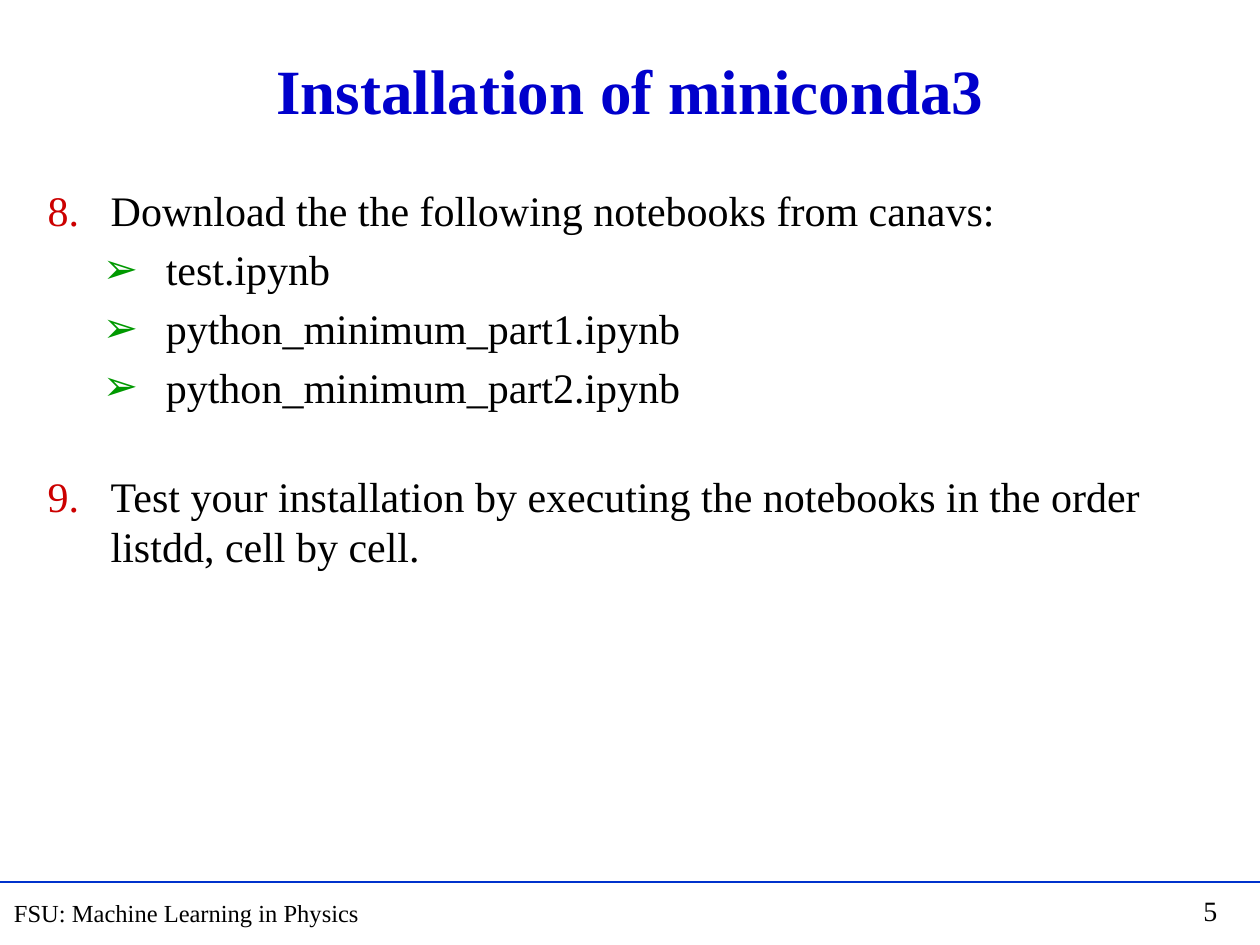
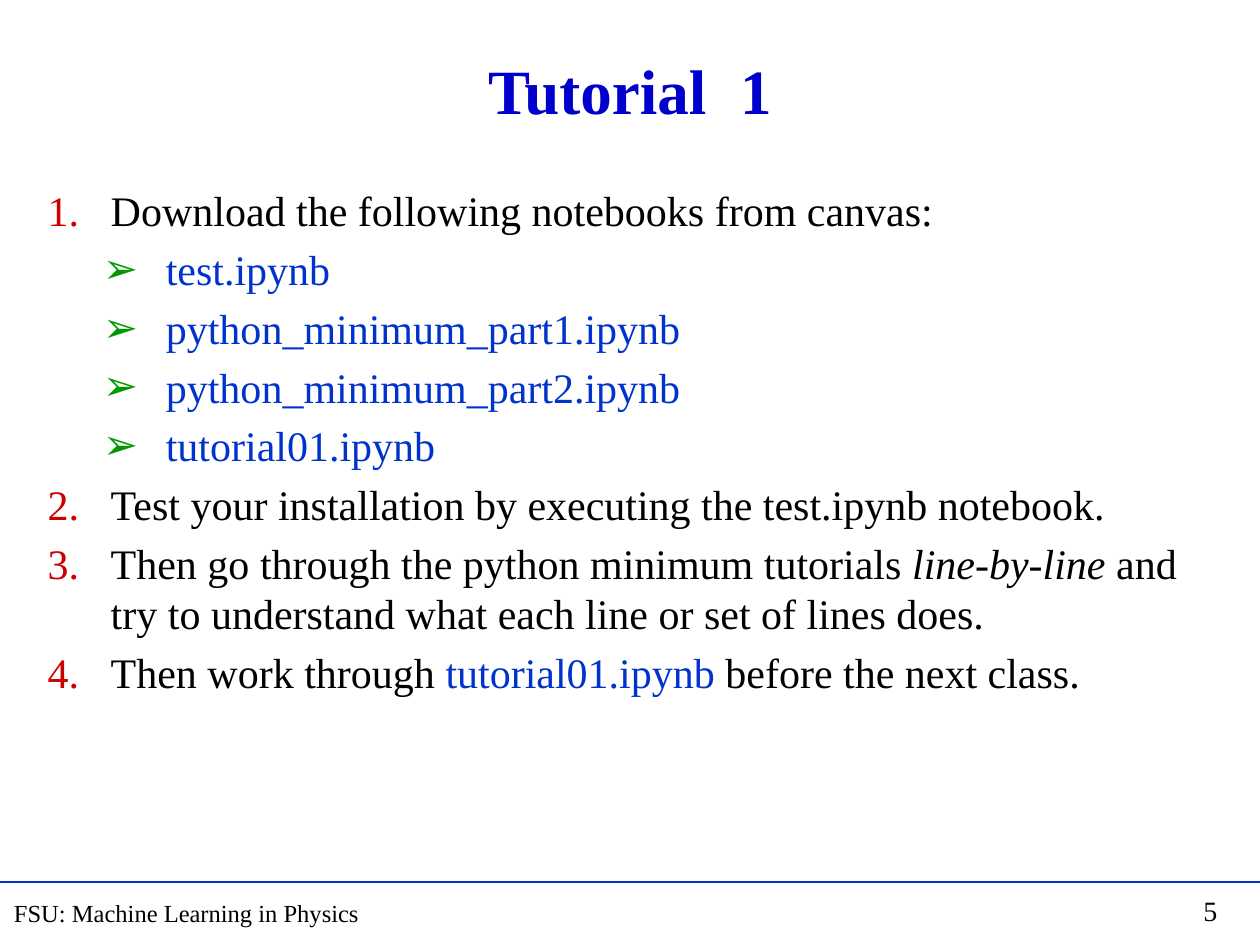
Before and after one commit to hbprosper/MLinPhysics, a slide deck: slide 5 of Lectures/Week01/Tutorial01.pptx. Drawn at 1260x945 pixels with LibreOffice and Linux fonts; fonts in the diff are those of the drawing. Boxes give left, top, right and bottom in pixels: in the first picture for what was removed or moved away, otherwise in the second. Text is boxed around its words. In the diff, an @@ line names an element or a change of style, - is before the commit and + after.

Commit message:
update tutorial 1

```diff
--- a/Lectures/Week01/Tutorial01.pptx
+++ b/Lectures/Week01/Tutorial01.pptx
@@ title at bbox=[488, 70, 772, 115]: text changed @@
-Installation of miniconda3
+Tutorial 1
@@ text at bbox=[111, 196, 933, 235]: text changed @@
-8. Download the the following notebooks from canavs:
+1. Download the following notebooks from canvas:
@@ text at bbox=[166, 256, 680, 412]: text colour #000000 to #0033CC in "test.ipynb", "python_minimum_part1.ipynb", "python_minimum_part2.ipynb" @@
@@ text at bbox=[111, 432, 1177, 697]: text changed @@
-9. Test your installation by executing the notebooks in the order listdd, cell by cell.
+  ➢ tutorial01.ipynb
+2. Test your installation by executing the test.ipynb notebook.
+3. Then go through the python minimum tutorials line-by-line and try to understand what each line or set of lines does.
+4. Then work through tutorial01.ipynb before the next class.
```
Also in this commit, not shown: 3 other slides changed, 1 other file.
